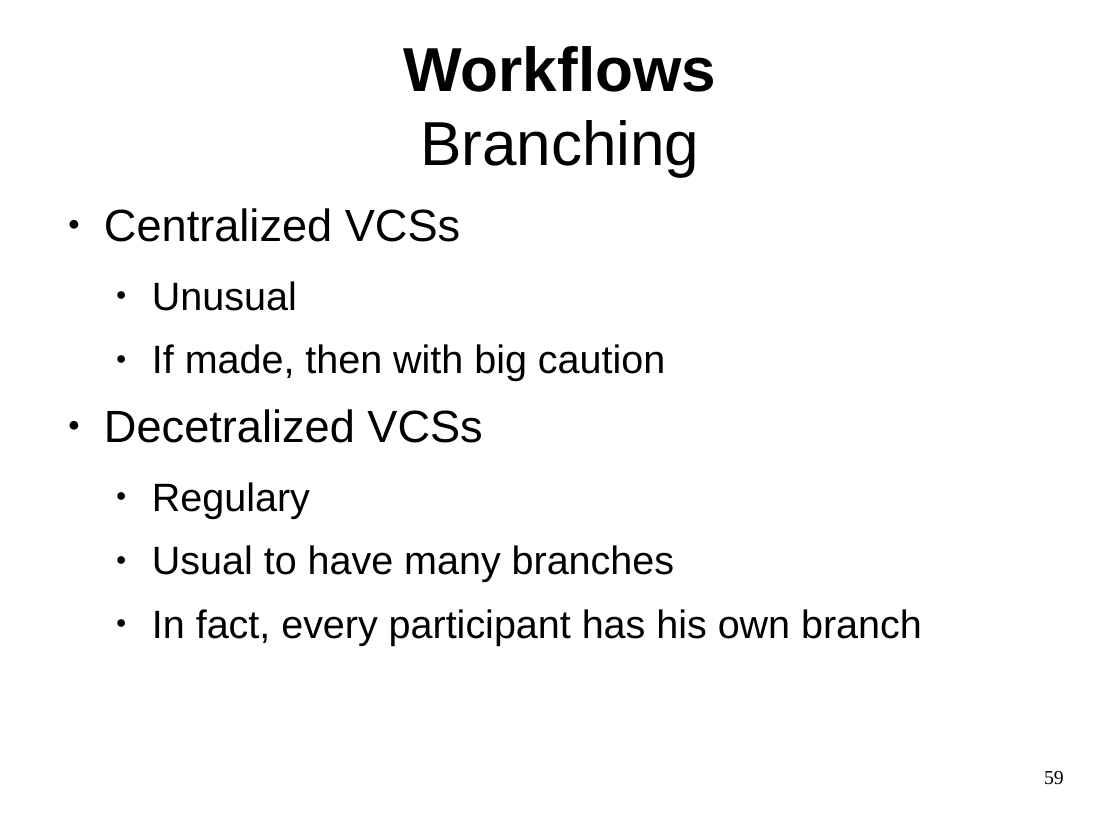
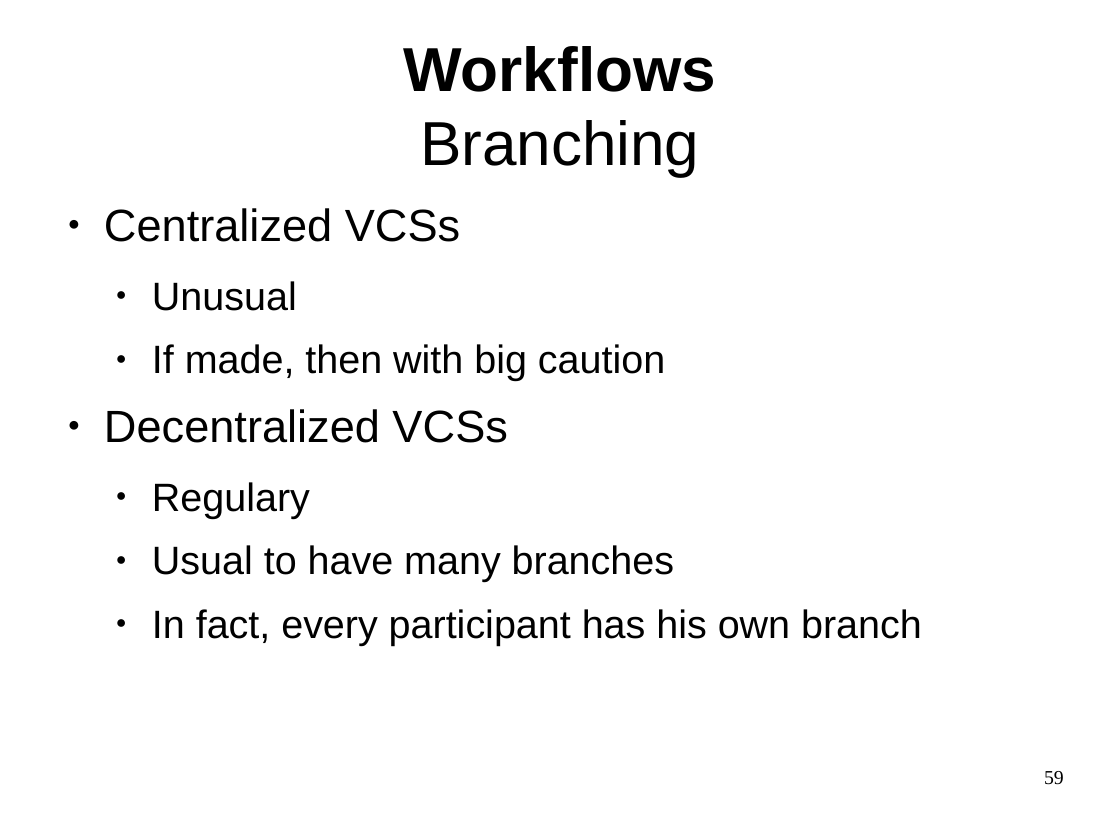
Before and after one commit to philpackmohr/git-paper, a slide deck: slide 59 of git-presentation.odp. Drawn at 1120x840 pixels with LibreOffice and Linux fonts; fonts in the diff are those of the drawing. Boxes give left, top, right and bottom in pixels: in the first picture for what was removed or moved away, otherwise in the second. Text is boxed around its words. In the diff, an @@ line names an element or a change of style, - is before the commit and + after.

```diff
--- a/git-presentation.odp
+++ b/git-presentation.odp
@@ text at (x1=104, y1=409, x2=507, y2=443): text changed @@
-● Decetralized VCSs
+● Decentralized VCSs
```
Also in this commit, not shown: 3 other slides changed, 2 other files.
